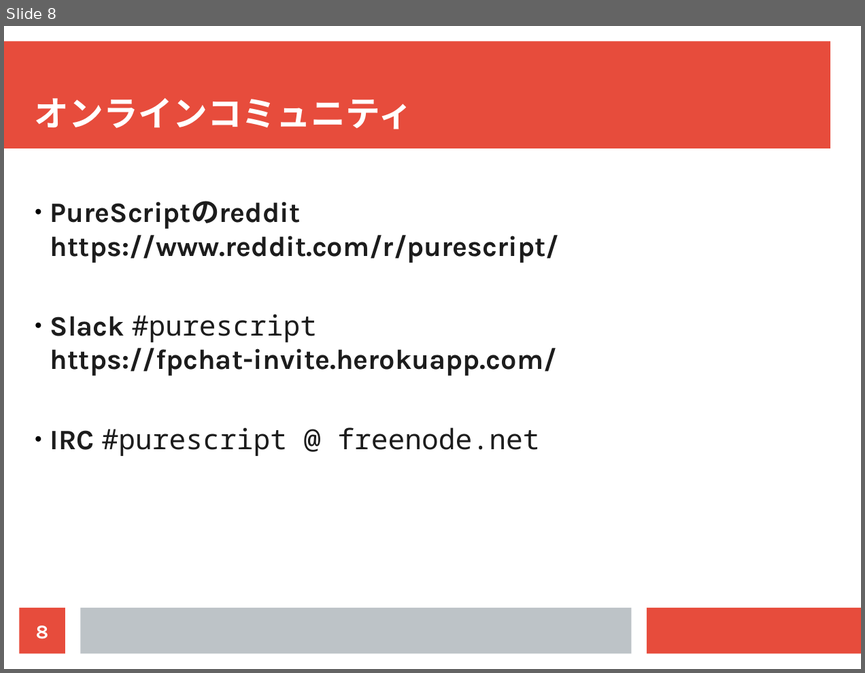
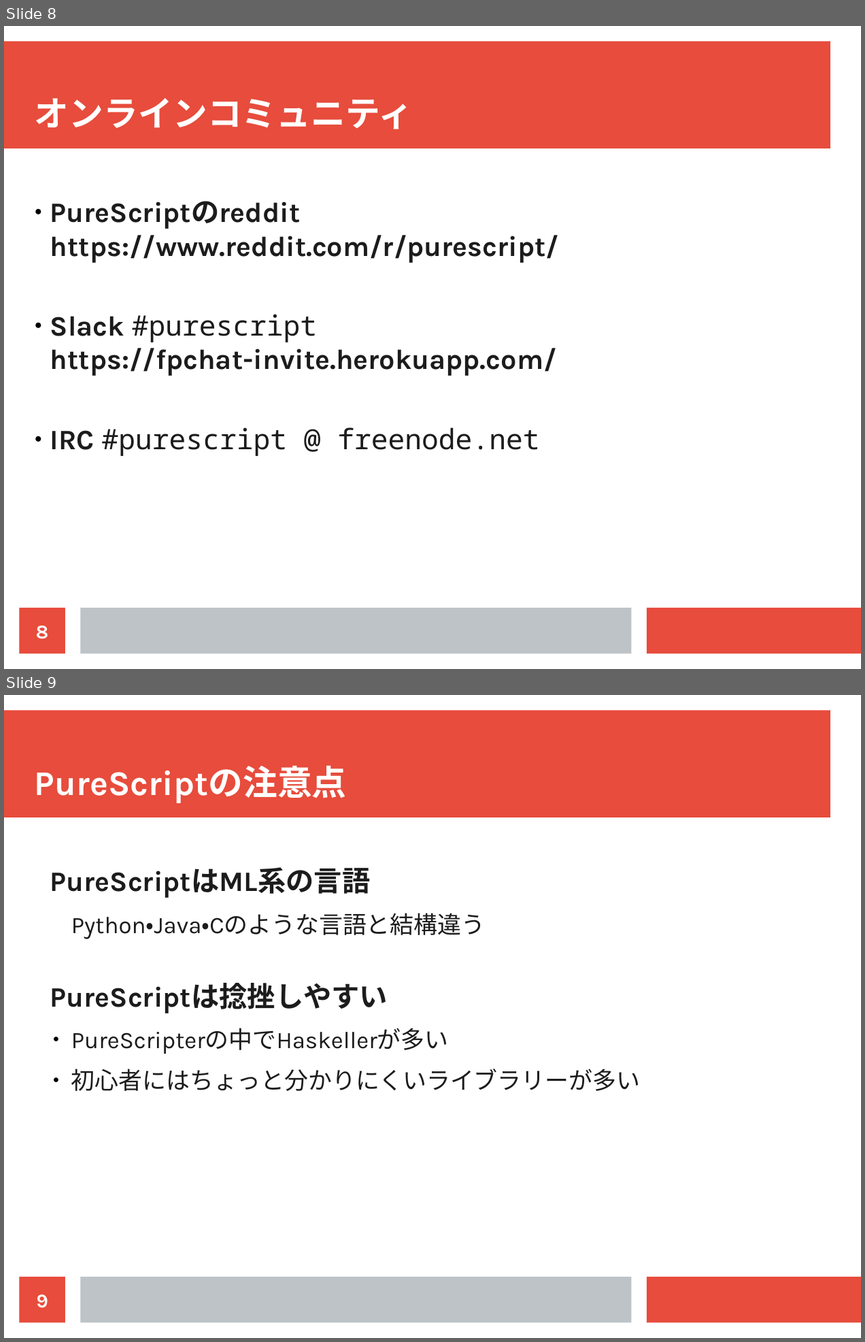
Before and after one commit to cdepillabout/purescript-community-presentation, a slide deck: purescript-community.odp. Shown one above the other, each under a label of ours: slide 8 before the commit, slides 8 and 9 after it. The pictures are 865x673 and 865x1342 pixels, drawn with LibreOffice and Linux fonts; fonts in the diff are those of the drawing. Boxes give left, top, right and bottom in pixels: in the first picture for what was removed or moved away, otherwise in the second. Text is boxed around its words. In the diff, an @@ line names an element or a change of style, - is before the commit and + after.

```diff
--- a/purescript-community.odp
+++ b/purescript-community.odp
@@ slide 9 added at bbox=[4, 695, 861, 1338], background #FFFFFF; not listed: 3 template elements that a slide beside it also shows @@
@@ title added at bbox=[35, 766, 347, 803], 32 pt, text #FFFFFF, bold @@
+PureScriptの注意点
@@ text added at bbox=[50, 867, 640, 1091], 22 pt, text #1C1C1C @@
+PureScriptはML系の言語
+  Python・Java・Cのような言語と結構違う
+PureScriptは捻挫しやすい
+  ● PureScripterの中でHaskellerが多い
+  ● 初心者にはちょっと分かりにくいライブラリーが多い
@@ page number added at bbox=[20, 1276, 65, 1323], fill #E74C3C, 18 pt, text #FFFFFF, bold @@
+9
```
Also in this commit, not shown: 2 slides changed.
